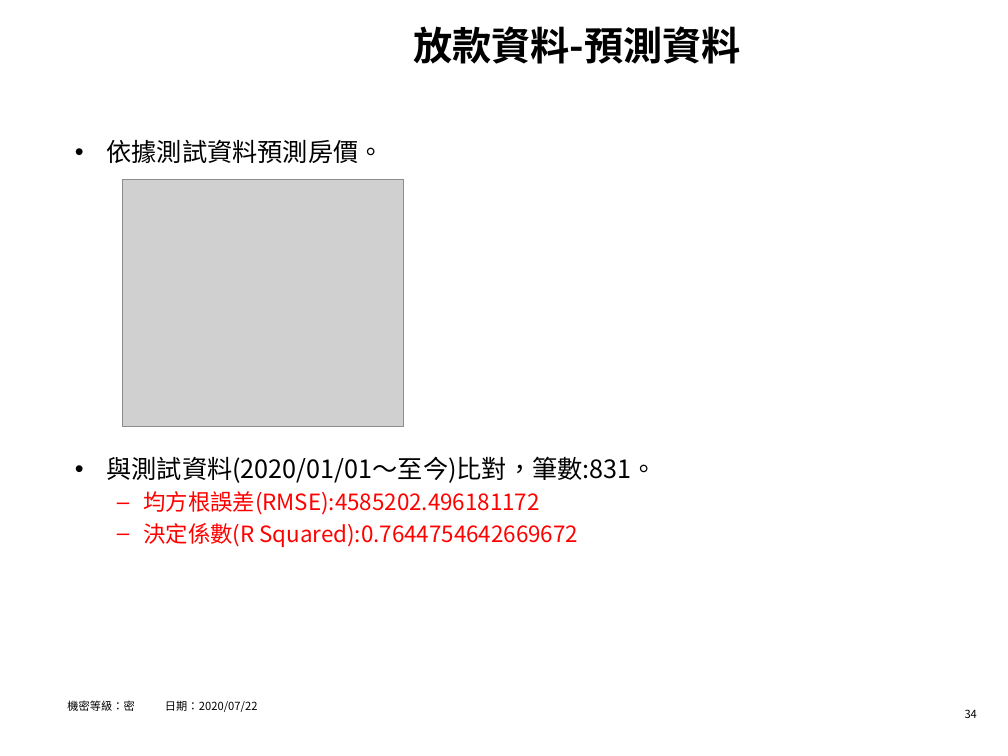
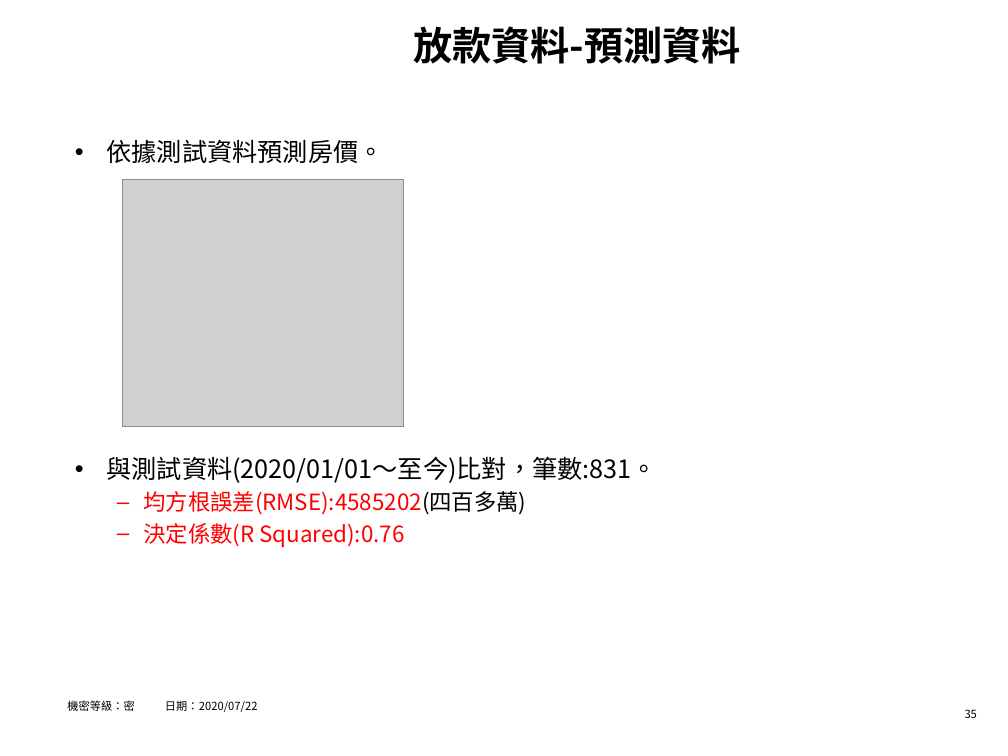
Before and after one commit to hrne/FINAL_REPORT, a slide deck: slide 35 of AI_Report/AI應用-不動產價格預測.pptx (slide 34 before the commit). Drawn at 1008x756 pixels with LibreOffice and Linux fonts; fonts in the diff are those of the drawing; grey boxes stand for pictures; background and template pictures are left out. Boxes give left, top, right and bottom in pixels: in the first picture for what was removed or moved away, otherwise in the second. Text is boxed around its words. In the diff, an @@ line names an element or a change of style, - is before the commit and + after.

```diff
--- a/AI_Report/AI應用-不動產價格預測.pptx
+++ b/AI_Report/AI應用-不動產價格預測.pptx
@@ text at (143,491,526,547): text changed @@
-  – 均方根誤差(RMSE):4585202.496181172
-  – 決定係數(R Squared):0.7644754642669672
+  – 均方根誤差(RMSE):4585202(四百多萬)
+  – 決定係數(R Squared):0.76
@@ page number at (965,709,977,718): text changed @@
-34
+35
```
Also in this commit, not shown: 5 other slides changed, 1 slide added.
